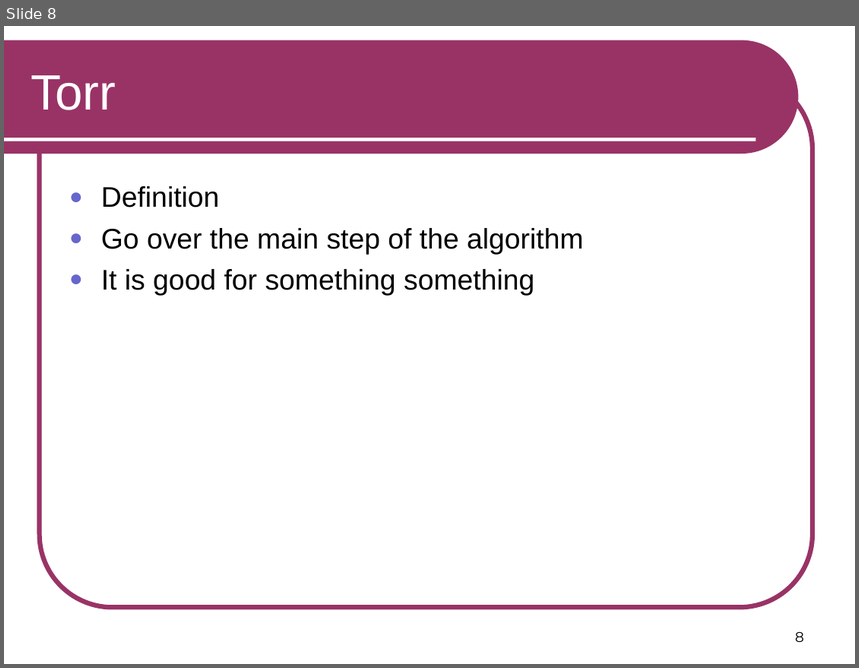
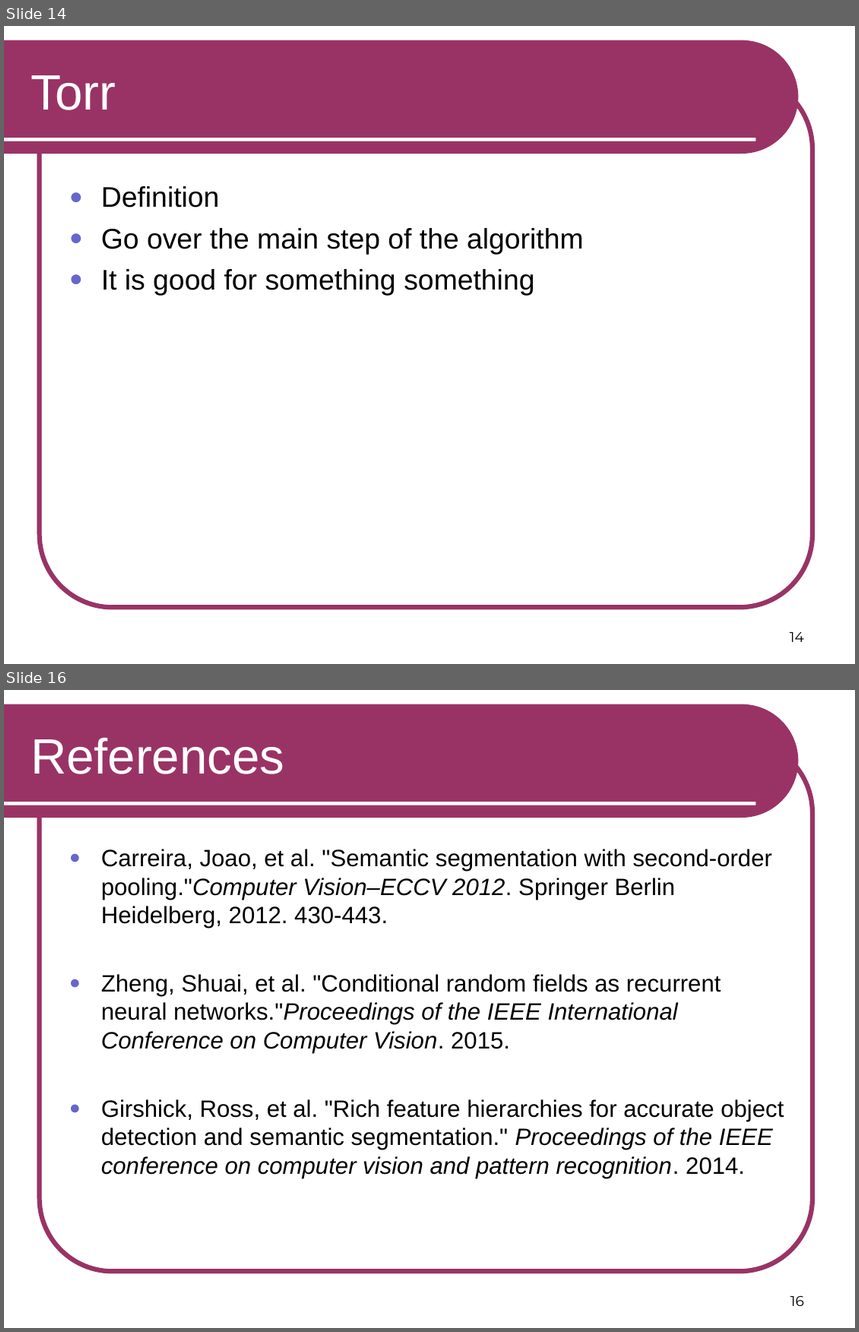
Before and after one commit to RSIP/SSI-SemanticSegmentation, a slide deck: template_slides.ppt. Shown one above the other, each under a label of ours: slide 8 before the commit, slides 14 and 16 after it; the slides between them are not shown. The pictures are 859x668 and 859x1332 pixels, drawn with LibreOffice and Linux fonts; fonts in the diff are those of the drawing. Boxes give left, top, right and bottom in pixels: in the first picture for what was removed or moved away, otherwise in the second. Text is boxed around its words. In the diff, an @@ line names an element or a change of style, - is before the commit and + after.

```diff
--- a/template_slides.ppt
+++ b/template_slides.ppt
@@ slide 16 added at box(4, 690, 855, 1328), background #FFFFFF; not listed: 3 template elements that a slide beside it also shows @@
@@ title added at box(31, 737, 284, 774), 42 pt, text #FFFFFF @@
+References
@@ text added at box(101, 849, 784, 1179), 20 pt, text #000000 @@
+● Carreira, Joao, et al. "Semantic segmentation with second-order pooling."Computer Vision–ECCV 2012. Springer Berlin Heidelberg, 2012. 430-443.
+● Zheng, Shuai, et al. "Conditional random fields as recurrent neural networks."Proceedings of the IEEE International Conference on Computer Vision. 2015.
+● Girshick, Ross, et al. "Rich feature hierarchies for accurate object detection and semantic segmentation." Proceedings of the IEEE conference on computer vision and pattern recognition. 2014.
@@ page number added at box(791, 1296, 804, 1306), 12 pt, text #000000 @@
+16
@@ what was slide 8 is now slide 14 @@
@@ page number at box(790, 632, 804, 642): text changed @@
-8
+14
```
Also in this commit, not shown: 4 slides changed, 8 other slides added, 3 slides removed.
